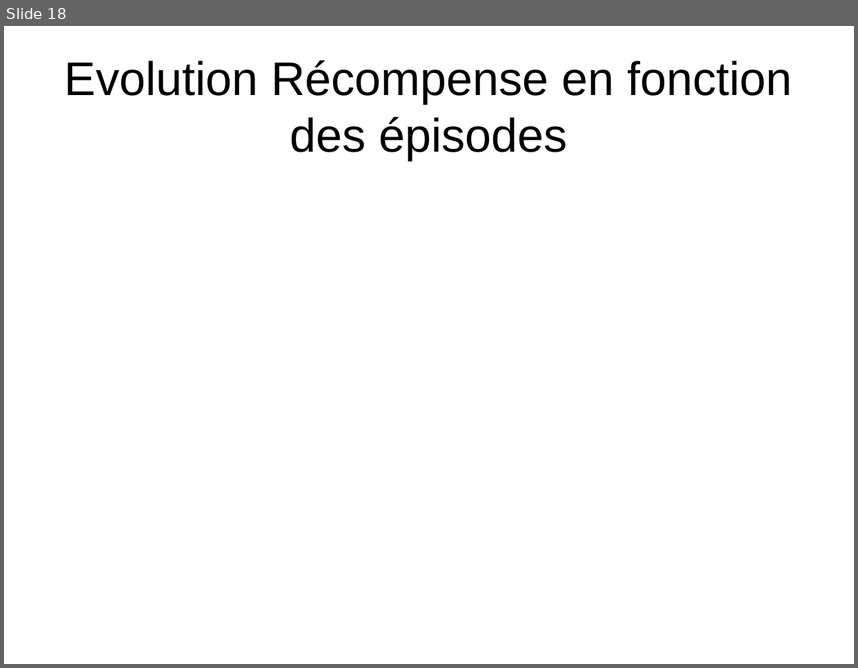
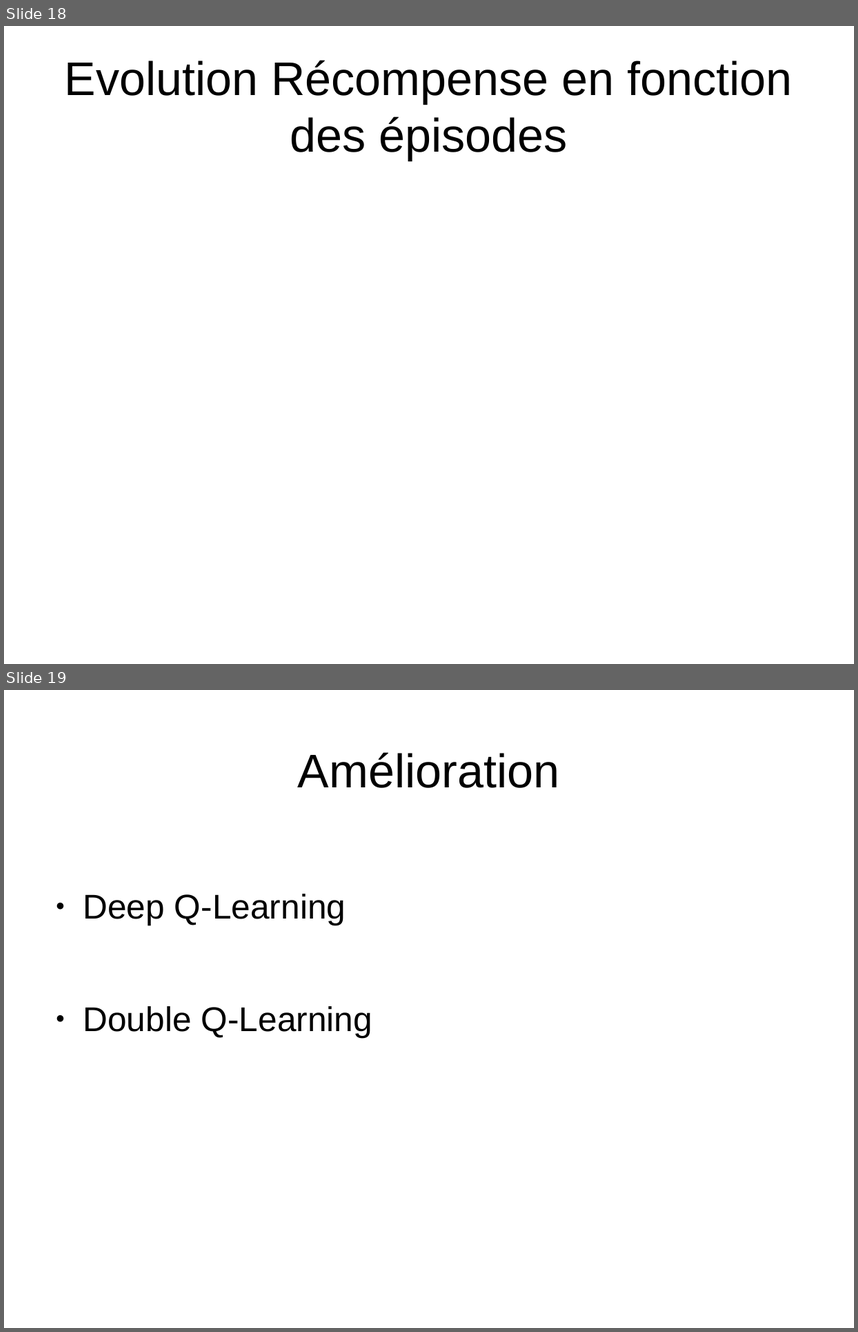
Before and after one commit to pfpimenta/projet_majeure, a slide deck: Presentation.odp. Shown one above the other, each under a label of ours: slide 18 before the commit, slides 18 and 19 after it. The pictures are 858x668 and 858x1332 pixels, drawn with LibreOffice and Linux fonts; fonts in the diff are those of the drawing. Boxes give left, top, right and bottom in pixels: in the first picture for what was removed or moved away, otherwise in the second. Text is boxed around its words. In the diff, an @@ line names an element or a change of style, - is before the commit and + after.

```diff
--- a/Presentation.odp
+++ b/Presentation.odp
@@ slide 19 added at (4, 690, 854, 1328), background #FFFFFF @@
@@ title added at (298, 752, 559, 788), 44 pt, text #000000 @@
+Amélioration
@@ text added at (83, 894, 373, 1038), 32 pt, text #000000 @@
+● Deep Q-Learning
+● Double Q-Learning
```
Also in this commit, not shown: 2 slides changed, 1 slide removed.
